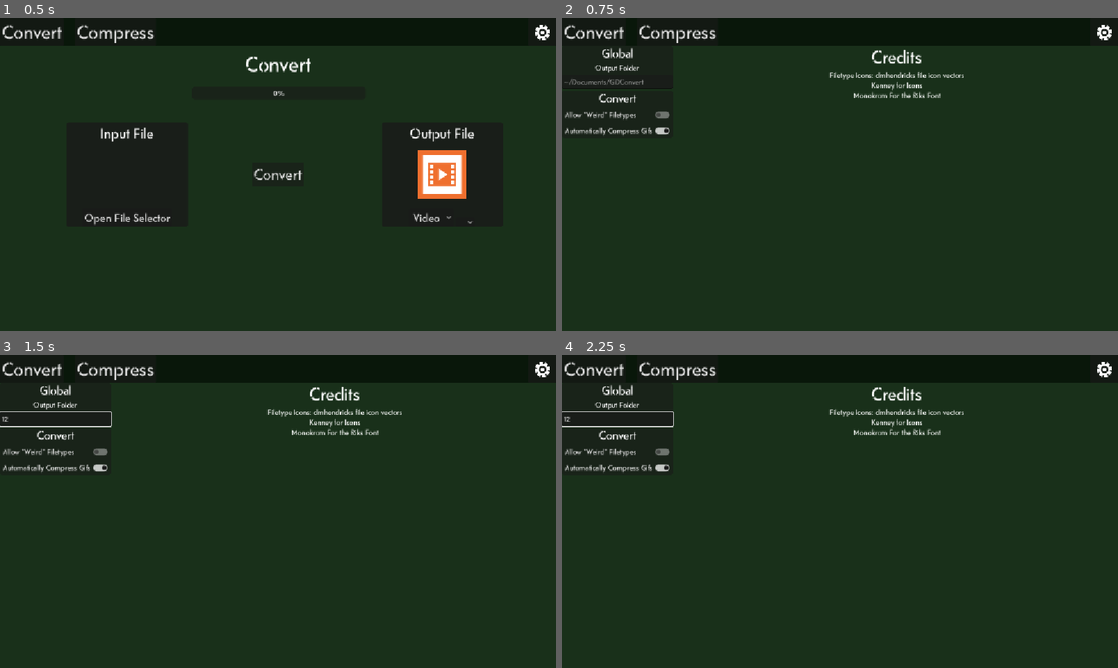
Above: before the commit, frames 1-4 (two rows, left to right).
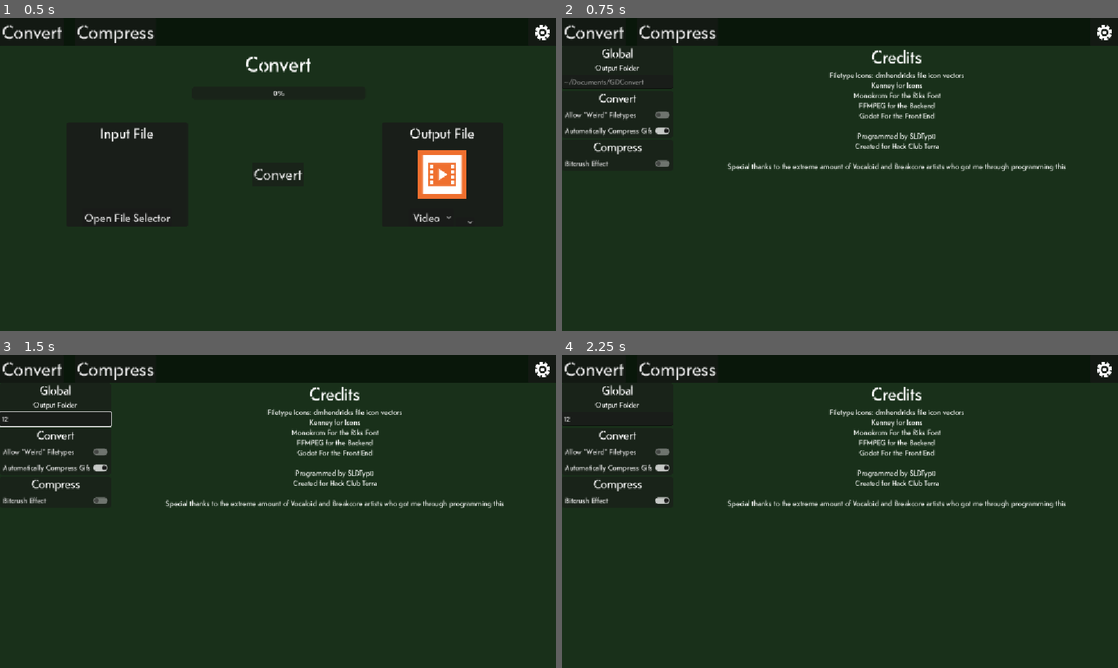
Above: after the commit, the same moments.

Repository: Typ0Codes/ff-mpeg-frontend
Game: Godot game, scene res://Convert.tscn
Two runs of this game, one before a commit and one after it. Both use one fixed random seed, a clock stepped at 60 frames per second and the inputs below.
Inputs (mouse positions are in pixels of both pictures, inside the frame that each line leads up to):
- Up to frame 1 (0.5 s): no input
- Up to frame 2 (0.75 s): click (1101, 30) at 0.5 s
- Up to frame 3 (1.5 s): click (55, 417) at 1.27 s; type "12" at 1.35 s
- Up to frame 4 (2.25 s): click (617, 502) at 2 s, where only the run after the commit has a clickable "Bitcrush Effect"

Frame 1 is identical in both runs. In frame 2, 1.6% of the frame differs, in the area x 0-91%, y 26-49%; in frame 3, 1.6%; in frame 4, 1.7%, in the area x 0-91%, y 18-49%.

Commit message:
compression done plus bitcrush mode

Diff:
--- a/Compress.tscn
+++ b/Compress.tscn
@@ -153,8 +153,9 @@
 layout_mode = 2
 size_flags_horizontal = 4
 size_flags_vertical = 8
-theme = ExtResource("2_51sni")
-theme_override_font_sizes/font_size = 24
+offset_transform_visual_only = false
+theme = ExtResource("2_51sni")
+theme_override_font_sizes/font_size = 31
 text = "Compress"
 
 [node name="InputFileDialog" type="FileDialog" parent="InputFile" unique_id=1209807766]
@@ -195,6 +196,7 @@
 [node name="Quality" type="VSlider" parent="InputFile/HBoxContainer" unique_id=1067605526]
 layout_mode = 2
 theme_override_styles/slider = SubResource("StyleBoxFlat_0otuv")
+value = 50.0
 
 [node name="Label2" type="Label" parent="InputFile/HBoxContainer" unique_id=1529609521]
 layout_mode = 2
@@ -257,4 +259,5 @@
 [connection signal="pressed" from="InputFile/Button" to="." method="_on_file_selector_pressed"]
 [connection signal="pressed" from="InputFile/compress" to="." method="compress"]
 [connection signal="file_selected" from="InputFile/InputFileDialog" to="." method="_on_input_file_dialog_file_selected"]
+[connection signal="value_changed" from="InputFile/HBoxContainer/Quality" to="." method="_on_quality_value_changed"]
 [connection signal="timeout" from="Timer" to="." method="_on_timer_timeout"]
--- a/Settings.tscn
+++ b/Settings.tscn
@@ -90,6 +90,9 @@
 
 [node name="LineEdit" type="LineEdit" parent="ScrollContainer/HBoxContainer/VBoxContainer/PanelContainer2/VBoxContainer" unique_id=160491053]
 layout_mode = 2
+tooltip_text = "the default
+
+You will need to type the fullpath im 90% sure"
 placeholder_text = "~/Documents/GDConvert"
 
 [node name="PanelContainer" type="PanelContainer" parent="ScrollContainer/HBoxContainer/VBoxContainer" unique_id=184977591]
@@ -119,6 +122,27 @@
 theme = ExtResource("2_mx4kw")
 theme_override_icons/unchecked = SubResource("DPITexture_mx4kw")
 text = "Automatically Compress Gifs"
+
+[node name="PanelContainer3" type="PanelContainer" parent="ScrollContainer/HBoxContainer/VBoxContainer" unique_id=1516095474]
+layout_mode = 2
+theme_override_styles/panel = SubResource("StyleBoxFlat_mx4kw")
+
+[node name="VBoxContainer" type="VBoxContainer" parent="ScrollContainer/HBoxContainer/VBoxContainer/PanelContainer3" unique_id=1092031]
+layout_mode = 2
+
+[node name="Label" type="Label" parent="ScrollContainer/HBoxContainer/VBoxContainer/PanelContainer3/VBoxContainer" unique_id=1908080776]
+layout_mode = 2
+theme = ExtResource("2_mx4kw")
+theme_override_font_sizes/font_size = 25
+text = "Compress"
+horizontal_alignment = 1
+
+[node name="Bitcrush" type="CheckButton" parent="ScrollContainer/HBoxContainer/VBoxContainer/PanelContainer3/VBoxContainer" unique_id=1466234007]
+layout_mode = 2
+tooltip_text = "Allows for extreme compression + filtering to achive a Bitcrushed Effect. Useful for shitposting"
+theme = ExtResource("2_mx4kw")
+theme_override_icons/unchecked = SubResource("DPITexture_mx4kw")
+text = "Bitcrush Effect"
 
 [node name="VBoxContainer2" type="VBoxContainer" parent="ScrollContainer/HBoxContainer" unique_id=791568030]
 layout_mode = 2
@@ -135,7 +159,14 @@
 bbcode_enabled = true
 text = "Filetype Icons: [url=https://github.com/dmhendricks/file-icon-vectors]dmhendricks file icon vectors[/url]
 Kenney for Icons
-Monokrom For the Riks Font"
+Monokrom For the Riks Font
+FFMPEG for the Backend
+Godot For the Front End
+
+Programmed by SLDTyp0
+Created for Hack Club Terra
+
+Special thanks to the extreme amount of Vocaloid and Breakcore artists who got me through programming this"
 fit_content = true
 horizontal_alignment = 1
 
@@ -175,5 +206,6 @@
 [connection signal="text_changed" from="ScrollContainer/HBoxContainer/VBoxContainer/PanelContainer2/VBoxContainer/LineEdit" to="." method="_on_line_edit_text_changed"]
 [connection signal="toggled" from="ScrollContainer/HBoxContainer/VBoxContainer/PanelContainer/VBoxContainer/WeirdFiles" to="." method="_on_weird_files_toggled"]
 [connection signal="toggled" from="ScrollContainer/HBoxContainer/VBoxContainer/PanelContainer/VBoxContainer/AutoCompressGifs" to="." method="_on_auto_compress_gifs_toggled"]
+[connection signal="toggled" from="ScrollContainer/HBoxContainer/VBoxContainer/PanelContainer3/VBoxContainer/Bitcrush" to="." method="_on_bitcrush_toggled"]
 [connection signal="pressed" from="ControlBar/HBoxContainer/Convert" to="." method="_on_convert_pressed"]
 [connection signal="pressed" from="ControlBar/HBoxContainer/Compress" to="." method="_on_compress_pressed"]
--- a/compress.gd
+++ b/compress.gd
@@ -18,9 +18,16 @@
 @export var video_extensions_weird: PackedStringArray
 @export var image_extensions_weird: PackedStringArray
 
+var quality = 50
+
 var VideoOut = false
 var AudioOut = false
 var ImageOut = false
+
+var pending_upscale := false
+var temp_path := ""
+var final_path := ""
+var upscale_factor := 1.0
 
 # Called when the node enters the scene tree for the first time.
 func _ready() -> void:
@@ -65,8 +72,38 @@
 	total_duration_us = int(probe_output[0].strip_edges().to_float() * 1000000.0)
 
 	var real_ext := "." + inputfile.get_extension()
+	if Globals.Bitcrush and ImageOut:
+		real_ext = ".jpg"
 	out_path = outputpath + inputfile.get_file().get_basename() + "_COMPRESSED" + real_ext
 
+	pending_upscale = false
+	temp_path = ""
+
+	var qualitypercentage: float = quality / 100.0
+	var crf: int
+	var audio_kbps: int
+	var img_q: int
+	var video_filters := ""
+	var audio_filters := ""
+	var preset := "ultrafast" if Globals.Bitcrush else "medium"
+
+	if Globals.Bitcrush:
+		crf = 51
+		audio_kbps = int(round(lerpf(8.0, 32.0, qualitypercentage)))
+		img_q = 31
+		var shrink := lerpf(0.1, 0.35, qualitypercentage)
+		video_filters = "scale=trunc(iw*%f/2)*2:trunc(ih*%f/2)*2:flags=bilinear" % [shrink, shrink]
+		audio_filters = "aresample=8000,acrusher=bits=6:mix=1:mode=lin"
+		if VideoOut or ImageOut:
+			pending_upscale = true
+			upscale_factor = 1.0 / shrink
+			final_path = out_path
+			temp_path = progress_path + "crush_temp" + real_ext
+			out_path = temp_path
+	else:
+		crf = int(round(lerpf(45.0, 18.0, qualitypercentage)))
+		audio_kbps = int(round(lerpf(32.0, 192.0, qualitypercentage)))
+		img_q = int(round(lerpf(31.0, 1.0, qualitypercentage)))
 
 	var args := [
 		"-y",
@@ -77,21 +114,28 @@
 
 	var videoargs := [
 		"-c:v", "libx264",
-		"-crf", "23",
-		"-preset", "medium",
+		"-crf", str(crf),
+		"-preset", preset,
 		"-c:a", "aac",
-		"-b:a", "128k",
+		"-b:a", str(audio_kbps) + "k",
 		"-movflags", "+faststart",
 	]
-
 	var imgargs := [
-		"-q:v", "3"
-	]
-
+		"-q:v", str(img_q)
+	]
 	var audioargs := [
 		"-c:a", "aac",
-		"-b:a", "128k"
-	]
+		"-b:a", str(audio_kbps) + "k"
+	]
+
+	if Globals.Bitcrush:
+		videoargs.append_array([
+			"-vf", video_filters + ",format=yuv420p",
+			"-x264-params", "no-deblock=1:aq-mode=0",
+			"-af", audio_filters,
+		])
+		imgargs.append_array(["-vf", video_filters])
+		audioargs.append_array(["-af", audio_filters, "-ar", "8000"])
 
 	if VideoOut:
 		args.append_array(videoargs)
@@ -137,20 +181,34 @@
 		VideoOut = false
 		AudioOut = true
 		ImageOut = false
+		print("audio")
 	elif (inputfile.get_extension() in video_extensions) or (inputfile.get_extension() in video_extensions_weird):
 		VideoOut = true
 		AudioOut = false
 		ImageOut = false
+		print("video")
 	elif (inputfile.get_extension() in image_extensions) or (inputfile.get_extension() in image_extensions_weird):
 		VideoOut = false
 		AudioOut = false
 		ImageOut = true
+		print("image")
+
 
 func _on_timer_timeout() -> void:
 	# finished (or died)
 	if not OS.is_process_running(ffmpeg_pid):
+		# bitcrush: pass 1 done, start the upscale pass
+		if pending_upscale and FileAccess.file_exists(temp_path):
+			pending_upscale = false
+			_start_upscale_pass()
+			return
+
 		$Timer.stop()
 		convertbutton.disabled = false
+
+		# clean up the temp file from pass 1
+		if temp_path != "" and FileAccess.file_exists(temp_path):
+			DirAccess.remove_absolute(temp_path)
 
 		var ok := false
 		if FileAccess.file_exists(out_path):
@@ -199,3 +257,26 @@
 
 	var fraction = clampf(float(currentprog) / float(total_duration_us), 0.0, 1.0)
 	progressbar.value = fraction
+
+func _start_upscale_pass() -> void:
+	var prog_file_path = progress_path + "progress.txt"
+	if FileAccess.file_exists(prog_file_path):
+		DirAccess.remove_absolute(prog_file_path)
+
+	var k := upscale_factor
+	var up := "scale=trunc(iw*%f/2)*2:trunc(ih*%f/2)*2:flags=bicubic" % [k, k]
+	var a := ["-y", "-i", temp_path, "-progress", prog_file_path, "-nostats", "-vf", up]
+
+	if VideoOut:
+		a.append_array([
+			"-c:v", "libx264", "-crf", "18", "-preset", "veryfast",
+			"-pix_fmt", "yuv420p", "-c:a", "copy", "-movflags", "+faststart",
+		])
+	else:
+		a.append_array(["-q:v", "2"])
+
+	out_path = final_path
+	a.append(out_path)
+	ffmpeg_pid = OS.create_process("ffmpeg", a)
+	if ffmpeg_pid == -1:
+		error_handler("ffmpeg failed to launch (upscale pass)")
--- a/globals.gd
+++ b/globals.gd
@@ -4,6 +4,7 @@
 
 var weirdassfiletypes := false
 var CompressGifs := true
+var Bitcrush := false
 var DefaultOutputPath := OS.get_system_dir(OS.SYSTEM_DIR_DOCUMENTS) + "/GDConvert/"
 
 
@@ -18,6 +19,7 @@
 		return
 	weirdassfiletypes = config.get_value("general", "weirdassfiletypes", false)
 	CompressGifs = config.get_value("general", "CompressGifs", true)
+	Bitcrush = config.get_value("general", "Bitcrush", true)
 	DefaultOutputPath = config.get_value("general", "DefaultOutputPath", OS.get_system_dir(OS.SYSTEM_DIR_DOCUMENTS) + "/GDConvert/")
 
 
@@ -26,6 +28,7 @@
 	config.set_value("general", "weirdassfiletypes", weirdassfiletypes)
 	config.set_value("general", "CompressGifs", CompressGifs)
 	config.set_value("general", "DefaultOutputPath", DefaultOutputPath)
+	config.set_value("general", "Bitcrush", Bitcrush)
 	var err := config.save(SETTINGS_PATH)
 	if err != OK:
 		push_error("Failed to save settings, error code: %d" % err)
--- a/settings.gd
+++ b/settings.gd
@@ -7,6 +7,7 @@
 func _ready() -> void:
 	$ScrollContainer/HBoxContainer/VBoxContainer/PanelContainer/VBoxContainer/WeirdFiles.set_pressed_no_signal(Globals.weirdassfiletypes)
 	$ScrollContainer/HBoxContainer/VBoxContainer/PanelContainer/VBoxContainer/AutoCompressGifs.set_pressed_no_signal(Globals.CompressGifs)
+	$ScrollContainer/HBoxContainer/VBoxContainer/PanelContainer3/VBoxContainer/Bitcrush.set_pressed_no_signal(Globals.Bitcrush)
 
 
 # Called every frame. 'delta' is the elapsed time since the previous frame.
@@ -35,3 +36,7 @@
 
 func _on_line_edit_text_changed(new_text: String) -> void:
 	Globals.DefaultOutputPath = new_text
+
+
+func _on_bitcrush_toggled(toggled_on: bool) -> void:
+	Globals.Bitcrush = toggled_on
